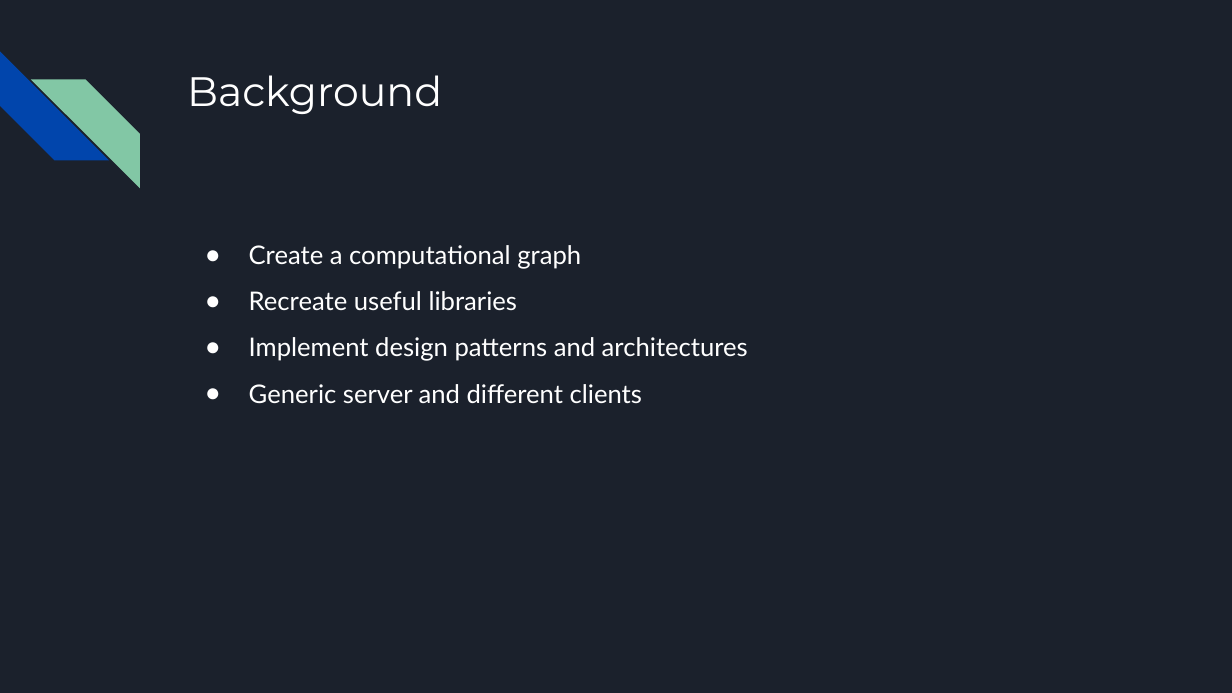
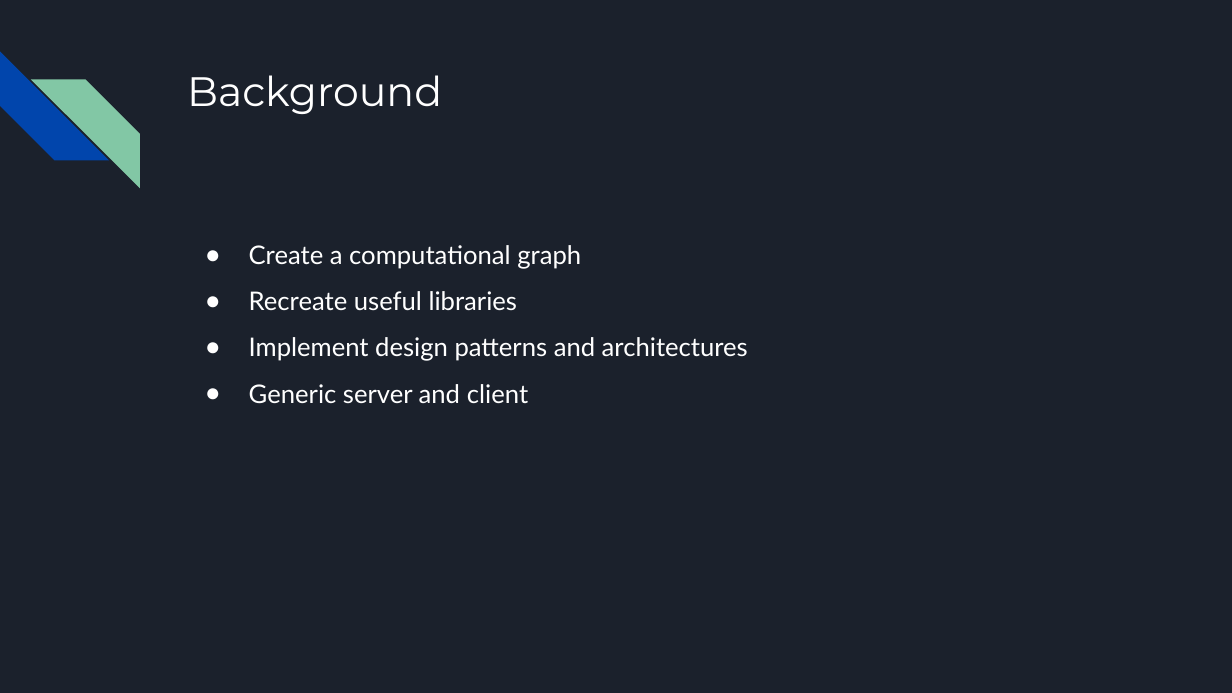
Before and after one commit to Dekel23/Advanced-Programming-Java, a slide deck: slide 2 of GRAPHGENIE.pptx. Drawn at 1232x693 pixels with LibreOffice and Linux fonts; fonts in the diff are those of the drawing. Boxes give left, top, right and bottom in pixels: in the first picture for what was removed or moved away, otherwise in the second. Text is boxed around its words. In the diff, an @@ line names an element or a change of style, - is before the commit and + after.

Commit message:
finished presentation

```diff
--- a/GRAPHGENIE.pptx
+++ b/GRAPHGENIE.pptx
@@ text at bbox=[249, 384, 528, 404]: text changed @@
-● Generic server and different clients
+● Generic server and client
```
Also in this commit, not shown: 1 slide added, 22 other files.
